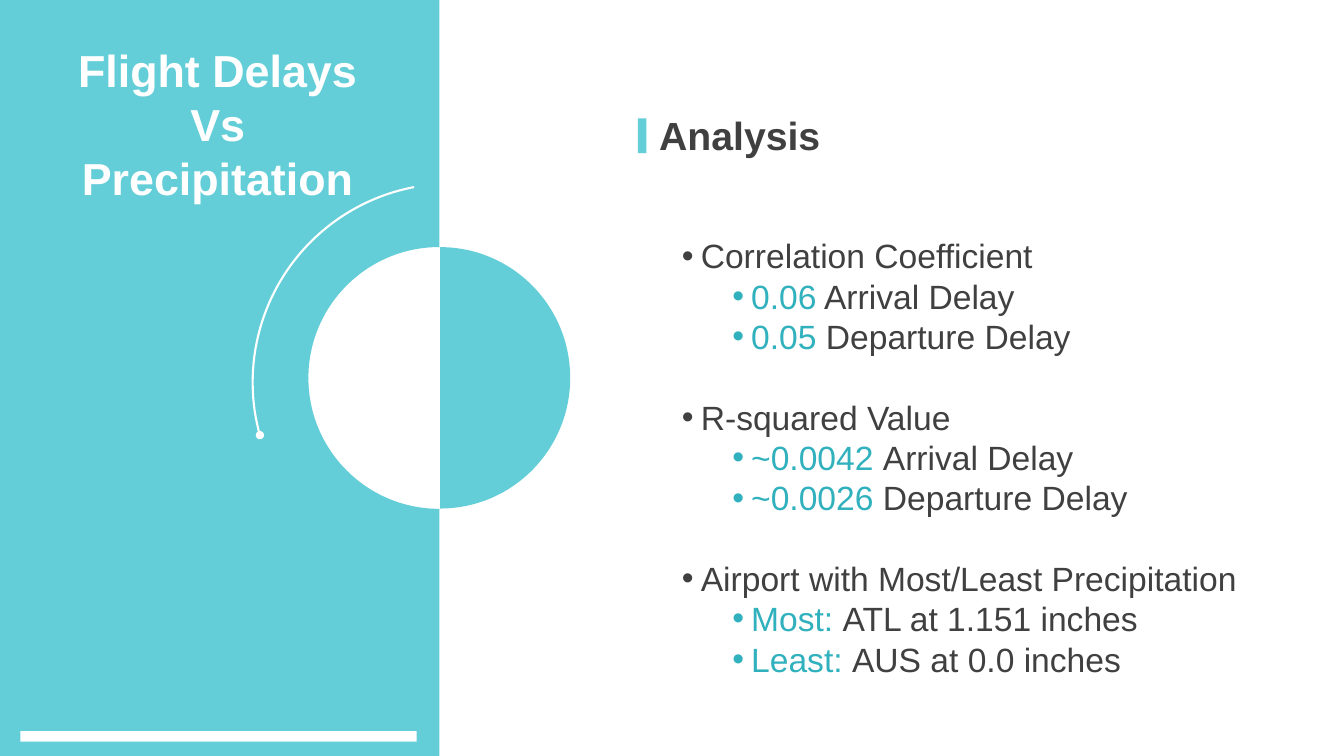
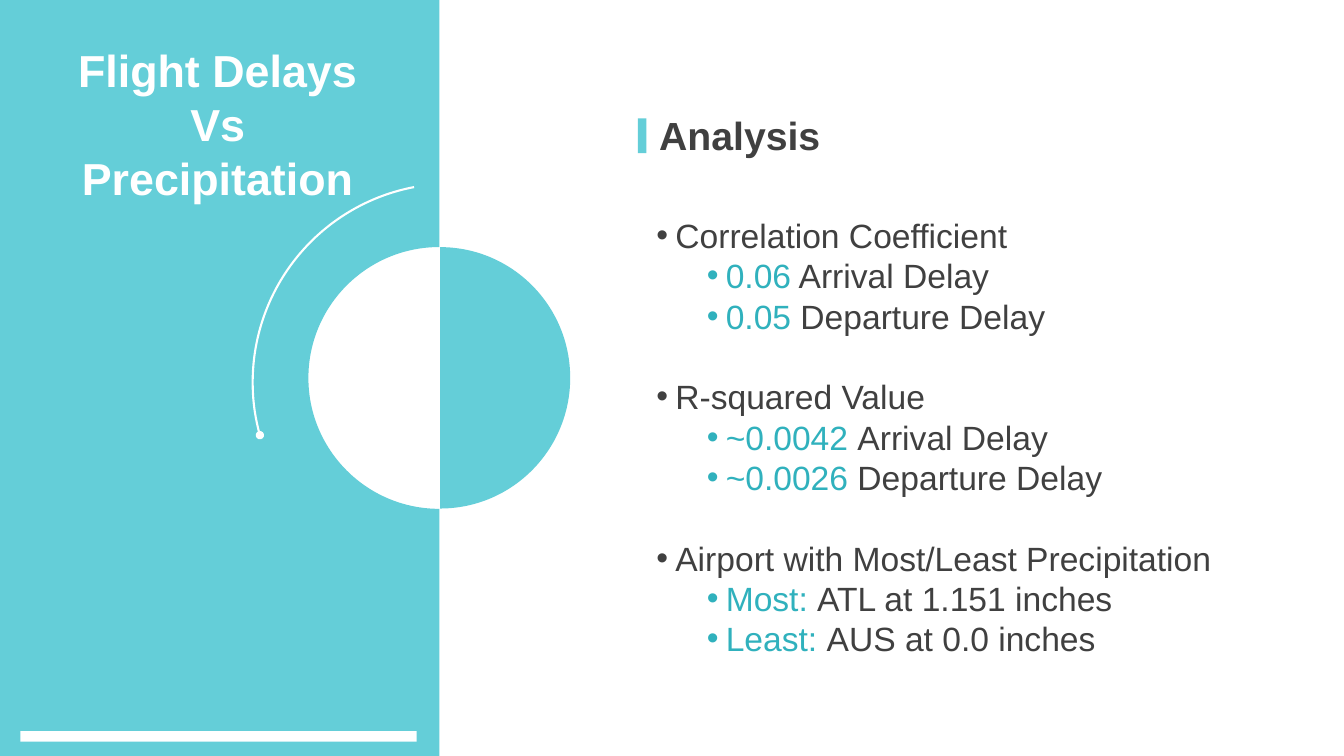
Before and after one commit to bgrullon/FlightDelayPrediction, a slide deck: slide 12 of src/presentation/Flight Delay Prediction.pptx. Drawn at 1344x756 pixels with LibreOffice and Linux fonts; fonts in the diff are those of the drawing; background and template pictures are left out. Boxes give left, top, right and bottom in pixels: in the first picture for what was removed or moved away, otherwise in the second. Text is boxed around its words. In the diff, an @@ line names an element or a change of style, - is before the commit and + after.

```diff
--- a/src/presentation/Flight Delay Prediction.pptx
+++ b/src/presentation/Flight Delay Prediction.pptx
@@ text "Correlation Coefficient": place and size @@
-text "Correlation Coefficient" at <box>701,243,1237,673</box>
+text "Correlation Coefficient" at <box>675,223,1211,652</box>
```
Also in this commit, not shown: 13 other slides changed, 4 slides added, 2 slides removed, 2 other files.
